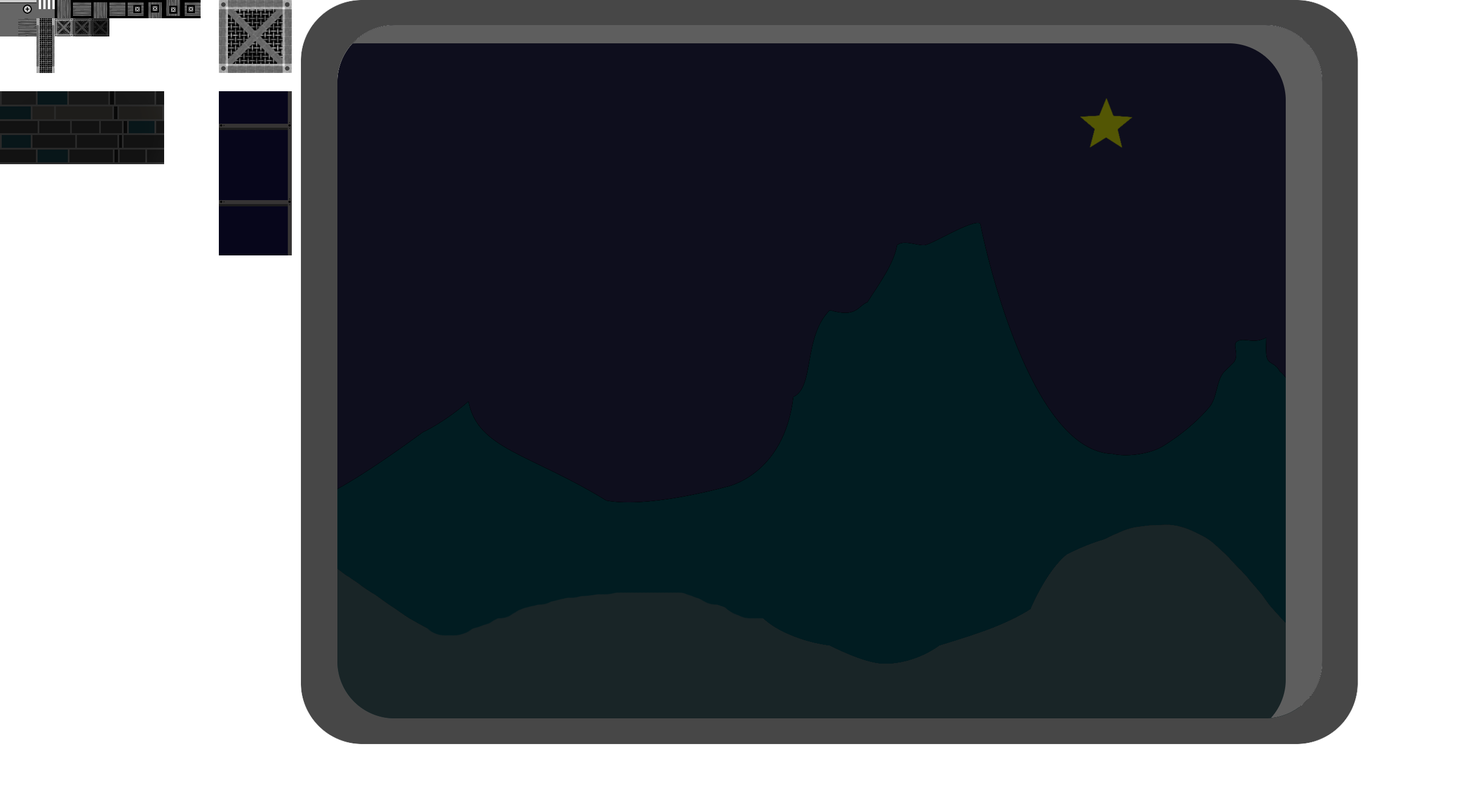
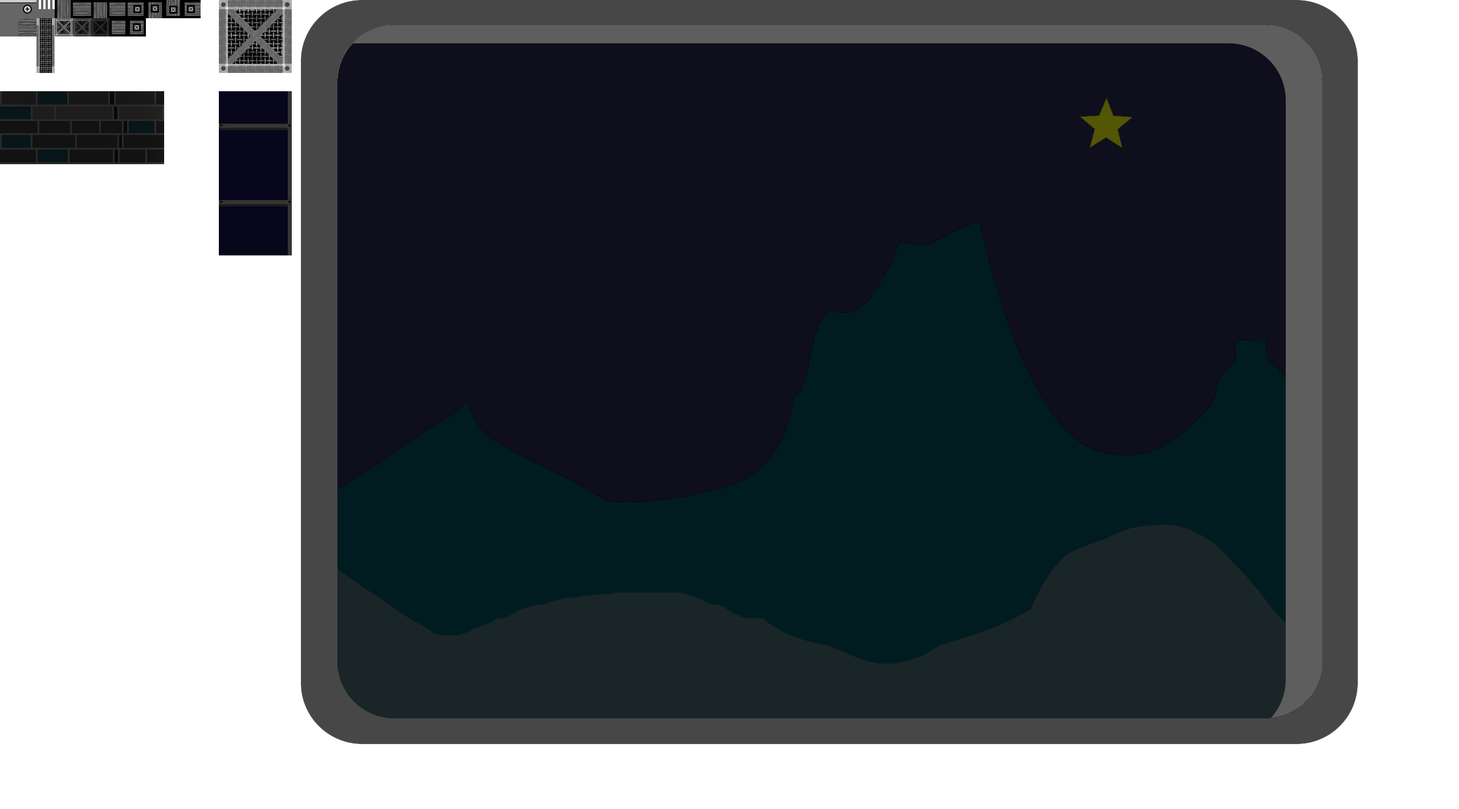
Two versions of the same layered image (1459 x 809). Layer-by-layer changes:
added layer "mid-edge-hor.png copy #1" above "mid-edge-hor.png copy" over (127, 18, 146, 37)
added layer "mid-edge-hor.png copy" above "mid-edge-hor.png" over (109, 18, 128, 37)
